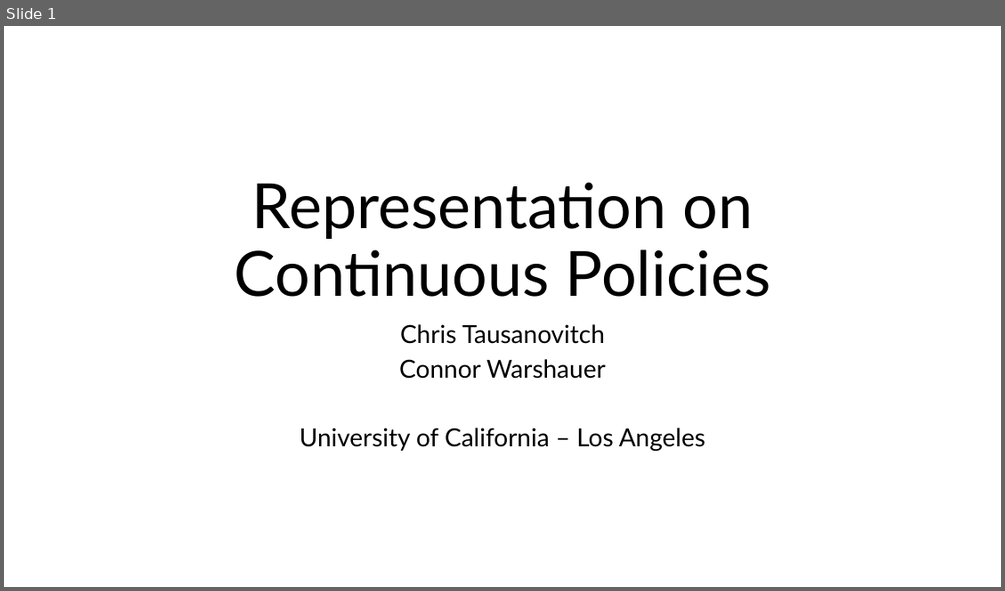
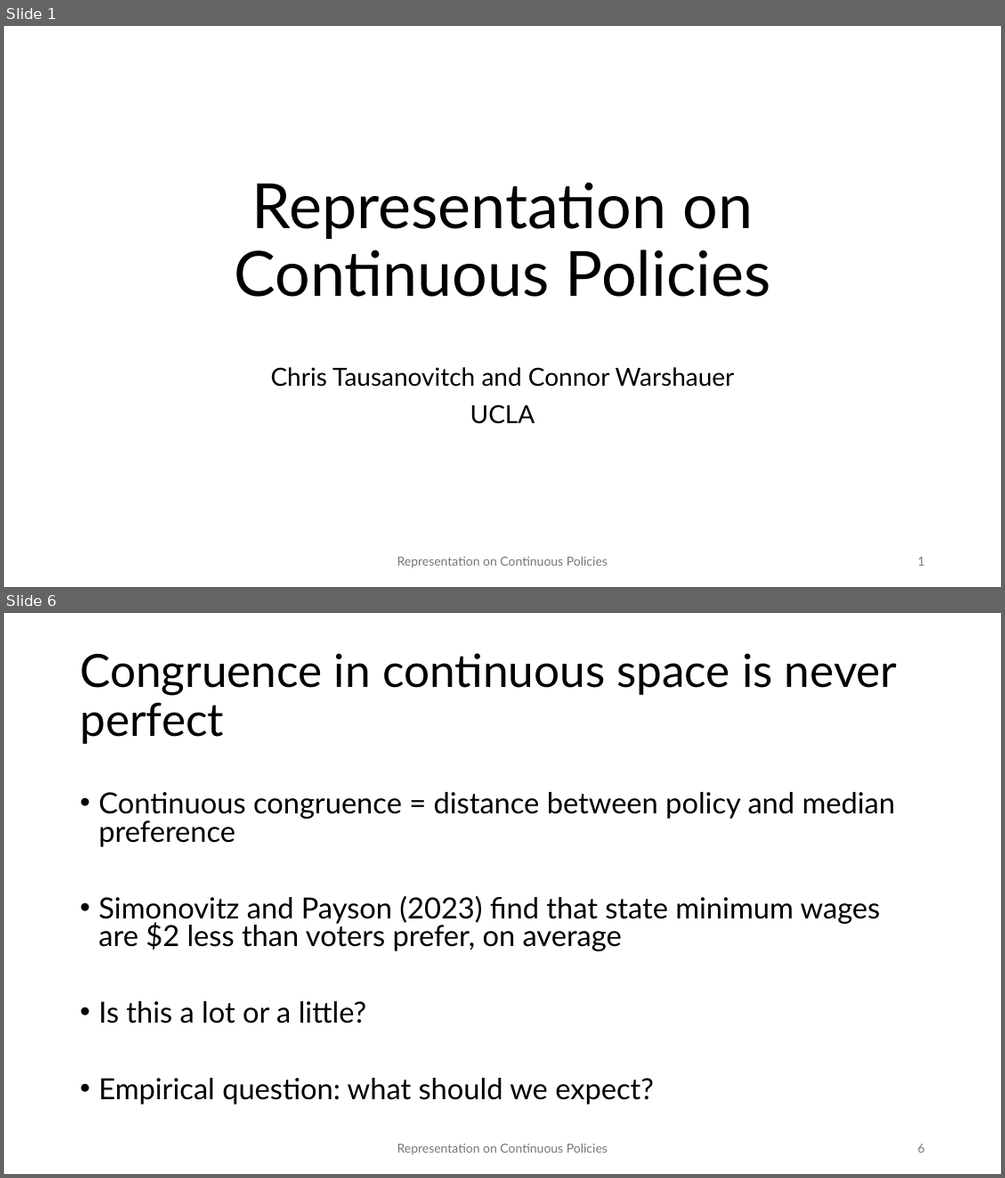
Before and after one commit to ctausanovitch/ctausanovitch.github.io, a slide deck: minwage.pptx. Shown one above the other, each under a label of ours: slide 1 before the commit, slides 1 and 6 after it; the slides between them are not shown. The pictures are 1005x591 and 1005x1178 pixels, drawn with LibreOffice and Linux fonts; fonts in the diff are those of the drawing. Boxes give left, top, right and bottom in pixels: in the first picture for what was removed or moved away, otherwise in the second. Text is boxed around its words. In the diff, an @@ line names an element or a change of style, - is before the commit and + after.

```diff
--- a/minwage.pptx
+++ b/minwage.pptx
@@ slide 6 added at [4, 613, 1001, 1174], background #FFFFFF @@
@@ title added at [80, 653, 898, 744], 44 pt, text #000000 @@
+Congruence in continuous space is never perfect
@@ text added at [98, 792, 896, 1104], 28 pt, text #000000 @@
+• Continuous congruence = distance between policy and median preference
+• Simonovitz and Payson (2023) find that state minimum wages are $2 less than voters prefer, on average
+• Is this a lot or a little?
+• Empirical question: what should we expect?
@@ text added at [397, 1143, 607, 1155], 12 pt, text #797979 @@
+Representation on Continuous Policies
@@ page number added at [917, 1143, 924, 1152], 12 pt, text #797979 @@
+6
@@ slide 1 changed as well @@
@@ subtitle at [271, 367, 735, 424]: text changed @@
-Chris Tausanovitch
-Connor Warshauer
-University of California – Los Angeles
+Chris Tausanovitch and Connor Warshauer
+UCLA
@@ text added at [397, 556, 607, 568], 12 pt, text #797979 @@
+Representation on Continuous Policies
@@ page number added at [917, 556, 924, 565], 12 pt, text #797979 @@
+1
```
Also in this commit, not shown: 1 other slide changed, 35 other slides added, 17 slides removed, 1 other file.
